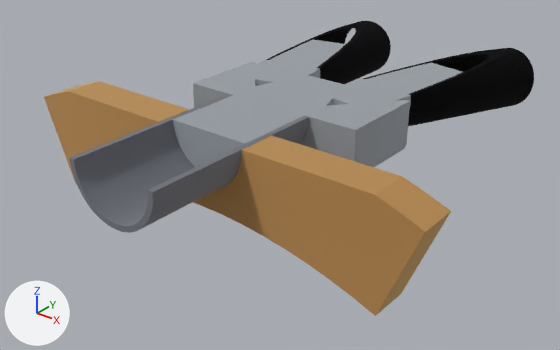
One commit to the glTF model goto-rebuild/out/truss_joints/socket_section.glb: the scene before it, then after it.
Rendered twice from a 50 mm camera at (203.0, -355.0, 381.0) aimed at (-5.0, -95.0, 220.0). The axes (+X, +Y, +Z) are drawn at lower left. The lights are the same throughout. The picture after the commit comes second. Where no turn or scale is listed for an object, it has been applied to the vertices. Vertices at exactly the same position are counted once.

The first picture shows 'box_ring', 'plug_-1', 'plug_1', 'pole_-1', 'pole_1', 'socket_block', 'stub'.
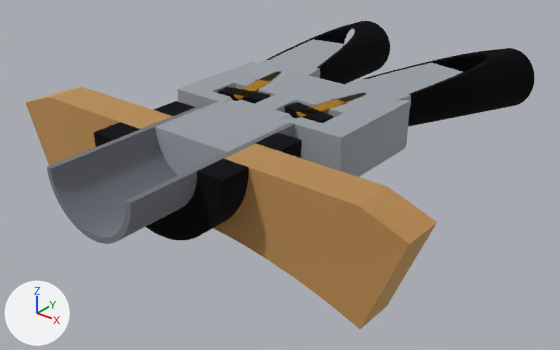
The newer file is also turned or shifted as a whole; pictures and numbers use the older file's frame.

Location of each change, (x1, y1, x2, y2) in pixels of the pictures (560 x 350 px):
'box_ring', moved: before (44, 81, 451, 316); after (26, 87, 437, 329)
'socket_block', reshaped (8% wider, 9% taller): before (173, 61, 410, 167); after (155, 61, 410, 177)
'stub', moved: before (70, 94, 309, 233); after (47, 100, 295, 244)
'pole_1', reshaped: before (363, 48, 534, 126); after (363, 48, 535, 127)
'stub_collars', added (black): after (94, 101, 302, 240)
'pole_-1', reshaped: before (266, 21, 391, 84); after (266, 21, 390, 84)
'thumbwheels', added (black): after (218, 87, 333, 123)
'drawbolt_studs', added: after (234, 72, 366, 117)

Patch to the scene script:
```diff
--- a/goto-rebuild/out/truss_joints/socket_section.glb.py
+++ b/goto-rebuild/out/truss_joints/socket_section.glb.py
@@ mat_mat_1 @@
 mat_mat_1 = principled_material('mat_1')
-mat_mat_1.base_color = (0.342, 0.355, 0.393)  # grey #9ea1a8
+mat_mat_1.base_color = (0.0196, 0.0196, 0.022)  # black #262629
 mat_mat_1.metallic = 1.0
@@ mat_mat_2 @@
 mat_mat_2 = principled_material('mat_2')
-mat_mat_2.base_color = (0.711, 0.477, 0.214)  # beige #dbb87f
+mat_mat_2.base_color = (0.604, 0.342, 0.0509)  # orange #cc9e40
 mat_mat_2.metallic = 1.0
@@ mat_mat_3 @@
 mat_mat_3 = principled_material('mat_3')
-mat_mat_3.base_color = (0.01, 0.01, 0.0116)  # black #19191c
+mat_mat_3.base_color = (0.342, 0.355, 0.393)  # grey #9ea1a8
 mat_mat_3.metallic = 1.0
@@ me_socket_block @@
-me_socket_block.from_pydata(...)  # 1454 vertices, 2912 faces; spans x -45.7..45.7, y -147.3..-66.0, z 235.0..260.4
+me_socket_block.from_pydata(...)  # 1389 vertices, 2774 faces; spans x -45.7..45.7, y -157.4..-66.0, z 235.0..260.4
+# me_socket_block part 1: 6 vertices moved within x -28.3..44.2, y -66.0, z 238.6..259.0; 1371 vertices removed from x -45.7..45.7, y -147.3..-66.0, z 235.0..260.4; 1306 vertices added at x -45.7..45.7, y -157.4..-66.0, z 235.0..260.4
 me_socket_block.materials.append(mat_mat_0)
@@ me_stub @@
-me_stub.from_pydata(...)  # 256 vertices, 508 faces; spans x -22.5..22.5, y -198.1..-109.2, z 237.9..260.4
-me_stub.materials.append(mat_mat_1)  # grey #9ea1a8
+me_stub.from_pydata(...)  # 256 vertices, 508 faces; spans x -22.5..22.5, y -208.2..-119.3, z 237.9..260.4
+# me_stub part 2: the whole mesh is moved by (0.0, -10.1, 0.0)
+me_stub.materials.append(mat_mat_3)  # grey #9ea1a8
@@ me_box_ring @@
-me_box_ring.from_pydata(...)  # 178 vertices, 352 faces; spans x -102.0..102.0, y -153.0..-135.0, z 212.0..260.0
-me_box_ring.materials.append(mat_mat_2)  # beige #dbb87f
+me_box_ring.from_pydata(...)  # 178 vertices, 352 faces; spans x -102.0..102.0, y -163.0..-145.0, z 212.0..260.0
+# me_box_ring part 3: the whole mesh is moved by (0.0, -10.0, 0.0)
+me_box_ring.materials.append(mat_mat_4)  # beige #dbb87f
@@ me_pole__1 @@
-me_pole__1.from_pydata(...)  # 563 vertices, 1126 faces; spans x -61.8..-11.7, y -60.8..45.3, z 227.3..260.4
-me_pole__1.materials.append(mat_mat_3)  # black #19191c
+me_pole__1.from_pydata(...)  # 561 vertices, 1122 faces; spans x -62.1..-11.8, y -60.8..45.3, z 227.1..260.4
+# me_pole__1 part 4: 24 vertices moved within x -42.9..-11.8, y -60.8..-54.2, z 239.9..257.6; 534 vertices removed from x -61.8..-11.7, y -60.8..45.3, z 227.3..260.4; 532 vertices added at x -62.1..-11.8, y -60.8..45.3, z 227.1..260.4
+me_pole__1.materials.append(mat_mat_5)  # black #19191c
@@ me_pole_1 @@
-me_pole_1.from_pydata(...)  # 563 vertices, 1126 faces; spans x 11.7..61.8, y -60.8..45.3, z 227.3..260.4
-me_pole_1.materials.append(mat_mat_3)  # black #19191c
+me_pole_1.from_pydata(...)  # 561 vertices, 1122 faces; spans x 11.8..62.1, y -60.8..45.3, z 227.1..260.4
+# me_pole_1 part 5: 9 vertices moved within x 11.8..42.7, y -60.5..-54.0, z 252.0..258.4; 531 vertices removed from x 11.7..61.8, y -60.8..45.3, z 227.3..260.4; 529 vertices added at x 11.8..62.1, y -60.8..45.3, z 227.1..260.4
+me_pole_1.materials.append(mat_mat_5)  # black #19191c
@@ ob_stub_collars @@
+ob_stub_collars = bpy.data.objects.new('stub_collars', me_stub_collars)  # 512 vertices, 1016 faces; spans x -34.9..34.9, y -175.0..-129.0, z 225.4..260.4; in mat_mat_1 (black #262629)
+ob_stub_collars.location = (0.0, -1.7, 0.0)
@@ ob_drawbolt_studs @@
+ob_drawbolt_studs = bpy.data.objects.new('drawbolt_studs', me_drawbolt_studs)  # 360 vertices, 712 faces; spans x -28.0..28.0, y -107.8..-68.1, z 254.2..260.4; in mat_mat_2 (orange #cc9e40)
+ob_drawbolt_studs.location = (0.0, -1.7, 0.0)
@@ ob_thumbwheels @@
+ob_thumbwheels = bpy.data.objects.new('thumbwheels', me_thumbwheels)  # 250 vertices, 492 faces; spans x -30.3..30.3, y -108.7..-96.6, z 249.8..260.4; in mat_mat_1 (black #262629)
+ob_thumbwheels.location = (0.0, -1.7, 0.0)
```
